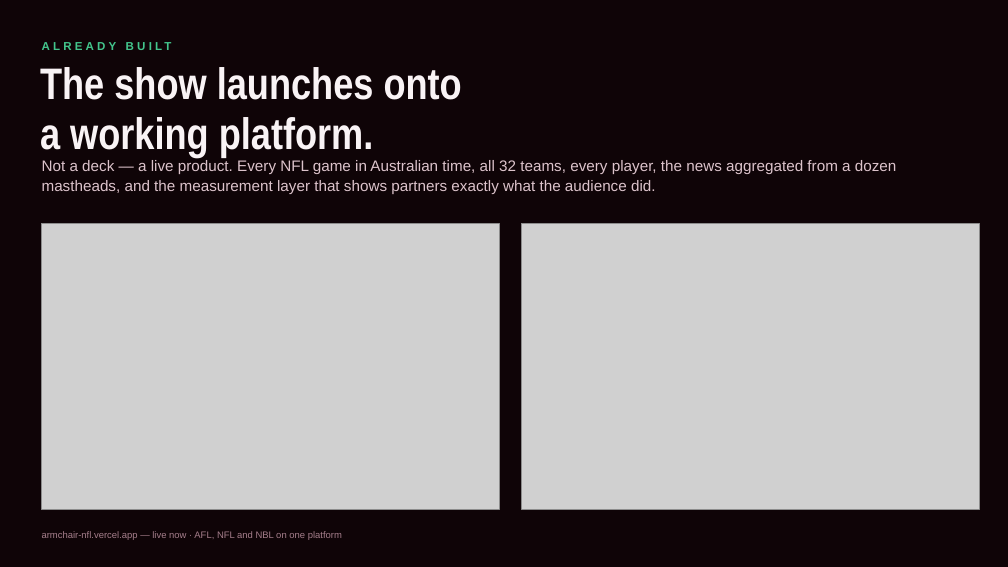
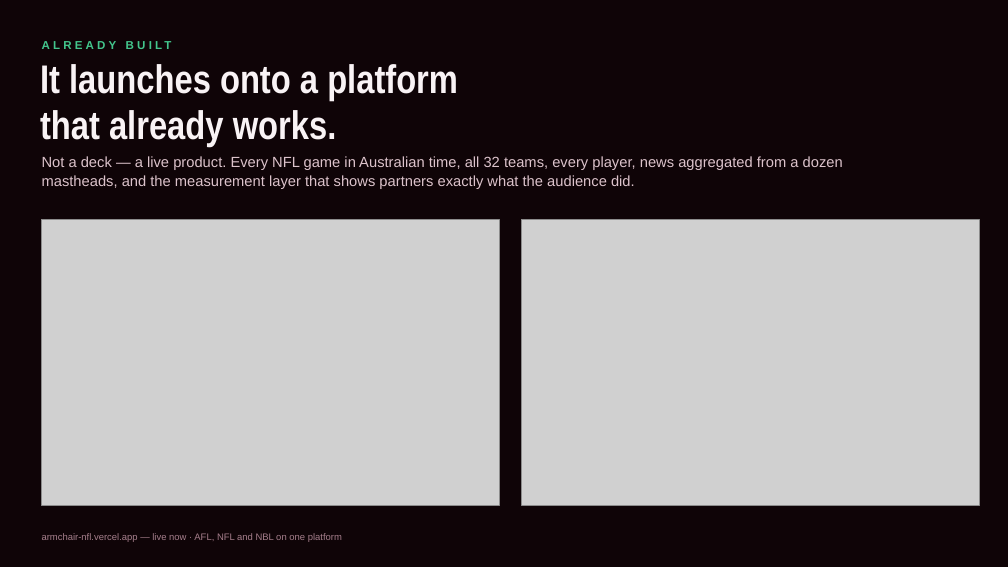
Before and after one commit to jvanders33/Armchair-NFL, a slide deck: slide 7 of pitch/Running-it-Back-Gurley.pptx (slide 6 before the commit). Drawn at 1008x567 pixels with LibreOffice and Linux fonts; fonts in the diff are those of the drawing; grey boxes stand for pictures. Boxes give left, top, right and bottom in pixels: in the first picture for what was removed or moved away, otherwise in the second. Text is boxed around its words. In the diff, an @@ line names an element or a change of style, - is before the commit and + after.

```diff
--- a/pitch/Running-it-Back-Gurley.pptx
+++ b/pitch/Running-it-Back-Gurley.pptx
@@ text at bbox=[40, 64, 458, 147]: text changed; size 42 to 38 pt @@
-The show launches onto
-a working platform.
+It launches onto a platform
+that already works.
@@ text at bbox=[42, 156, 843, 189]: text changed; size 14.5 to 14 pt @@
-Not a deck — a live product. Every NFL game in Australian time, all 32 teams, every player, the news aggregated from a dozen mastheads, and the measurement layer that shows partners exactly what the audience did.
+Not a deck — a live product. Every NFL game in Australian time, all 32 teams, every player, news aggregated from a dozen mastheads, and the measurement layer that shows partners exactly what the audience did.
@@ picture: place and size @@
-picture at bbox=[42, 223, 499, 510]
+picture at bbox=[42, 219, 499, 506]
@@ picture: place and size @@
-picture at bbox=[522, 223, 979, 510]
+picture at bbox=[522, 219, 979, 506]
```
Also in this commit, not shown: 6 other slides changed, 1 slide added, 9 other files.
